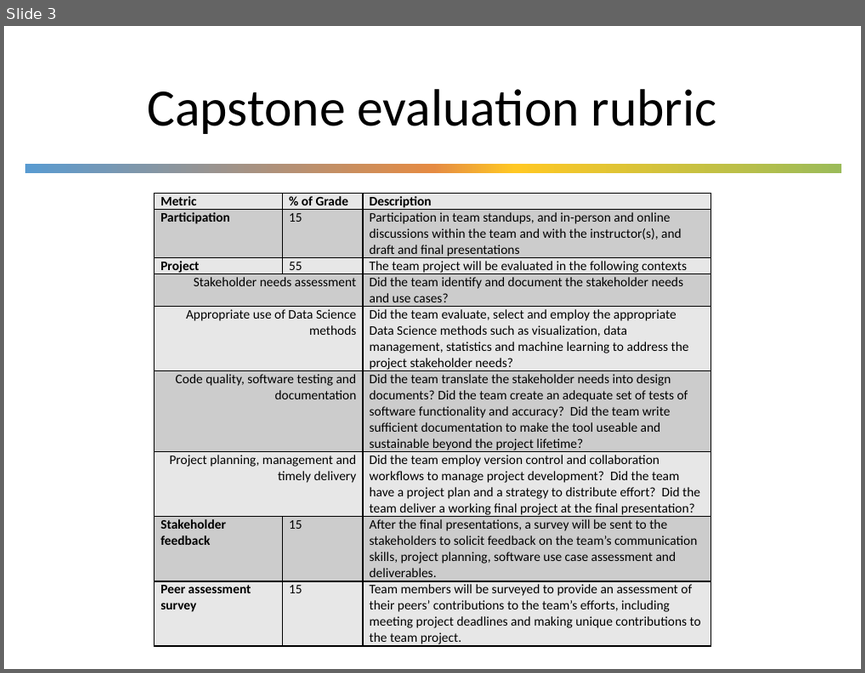
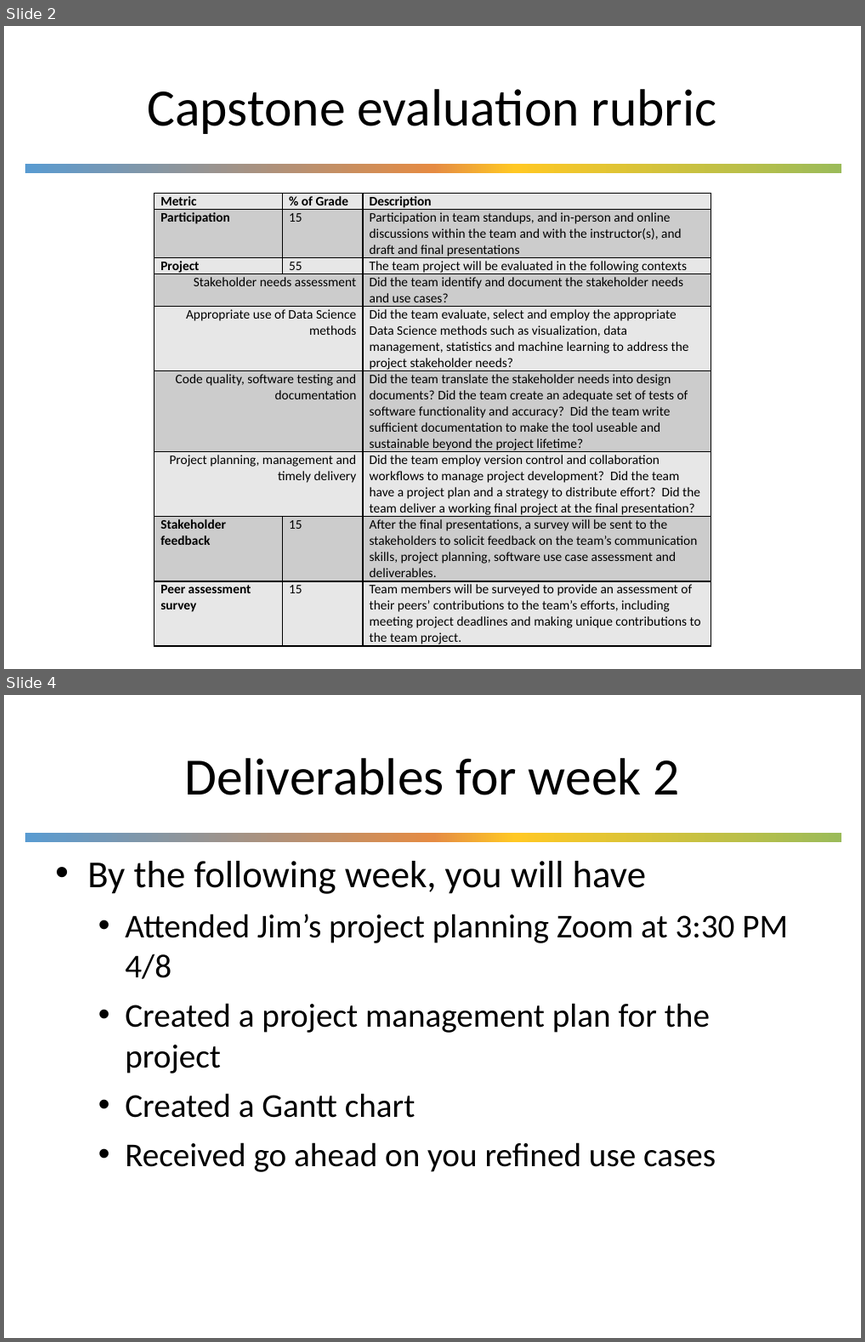
Before and after one commit to UWDIRECT/UWDIRECT.github.io, a slide deck: Capstone547_Overview.pptx. Shown one above the other, each under a label of ours: slide 3 before the commit, slides 2 and 4 after it; the slides between them are not shown. The pictures are 865x673 and 865x1342 pixels, drawn with LibreOffice and Linux fonts; fonts in the diff are those of the drawing; background and template pictures are left out. Boxes give left, top, right and bottom in pixels: in the first picture for what was removed or moved away, otherwise in the second. Text is boxed around its words. In the diff, an @@ line names an element or a change of style, - is before the commit and + after.

```diff
--- a/Capstone547_Overview.pptx
+++ b/Capstone547_Overview.pptx
@@ slide 4 added at (4, 695, 861, 1338), background #FFFFFF; not listed: 1 template element that a slide beside it also shows @@
@@ title added at (184, 758, 680, 795), 44 pt, text #000000 @@
+Deliverables for week 2
@@ text added at (87, 861, 788, 1172), 28 pt, text #000000 @@
+• By the following week, you will have
+  • Attended Jim’s project planning Zoom at 3:30 PM 4/8
+  • Created a project management plan for the project
+  • Created a Gantt chart
+  • Received go ahead on you refined use cases
@@ what was slide 3 is now slide 2 @@
```
Also in this commit, not shown: 4 slides changed, 6 slides removed.
